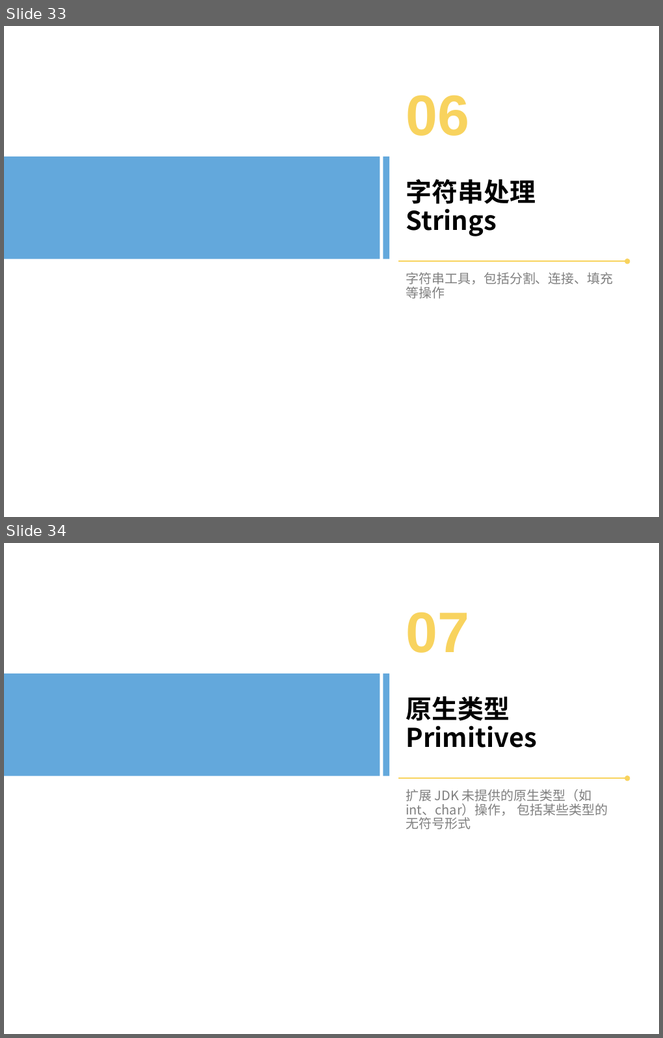
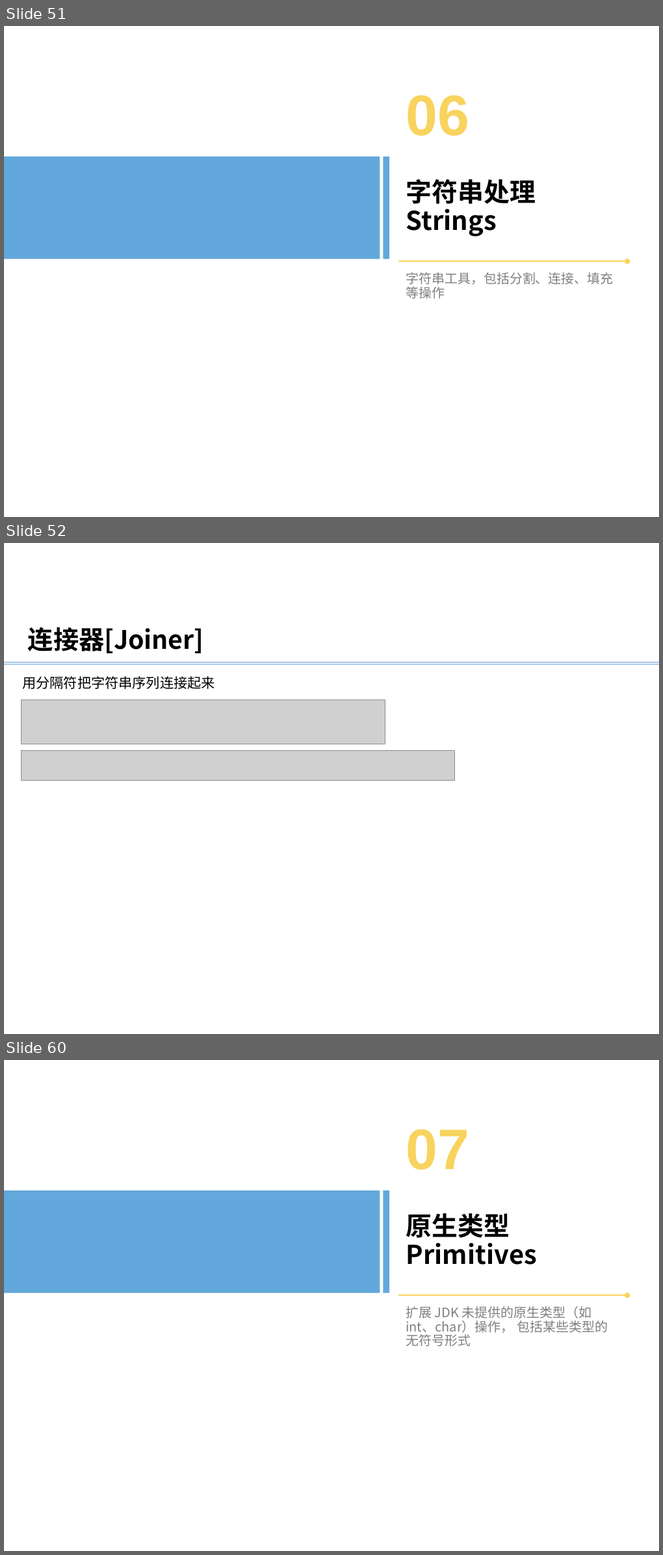
Before and after one commit to bxguo/guava, a slide deck: Guava介绍.pptx. Shown one above the other, each under a label of ours: slides 33 and 34 before the commit, slides 51, 52 and 60 after it; the slides between them are not shown. The pictures are 663x1038 and 663x1555 pixels, drawn with LibreOffice and Linux fonts; fonts in the diff are those of the drawing; grey boxes stand for pictures; background and template pictures are left out. Boxes give left, top, right and bottom in pixels: in the first picture for what was removed or moved away, otherwise in the second. Text is boxed around its words. In the diff, an @@ line names an element or a change of style, - is before the commit and + after.

```diff
--- a/Guava介绍.pptx
+++ b/Guava介绍.pptx
@@ slide 52 added at [4,543,659,1034], background #FFFFFF @@
@@ text added at [28,627,204,653], 28 pt, text #000000, bold @@
+连接器[Joiner]
@@ line added from (4, 662) to (659, 662), #5B9BD5 0.5 pt @@
@@ line added from (4, 664) to (659, 664), #5B9BD5 0.5 pt @@
@@ text added at [22,676,215,689], 15.1 pt, text #000000 @@
+用分隔符把字符串序列连接起来
@@ picture added at [22,700,386,744] @@
@@ picture added at [22,751,455,780] @@
@@ what was slide 33 is now slide 51 @@
@@ what was slide 34 is now slide 60 @@
```
Also in this commit, not shown: 1 slide changed, 35 other slides added, 1 other file.
